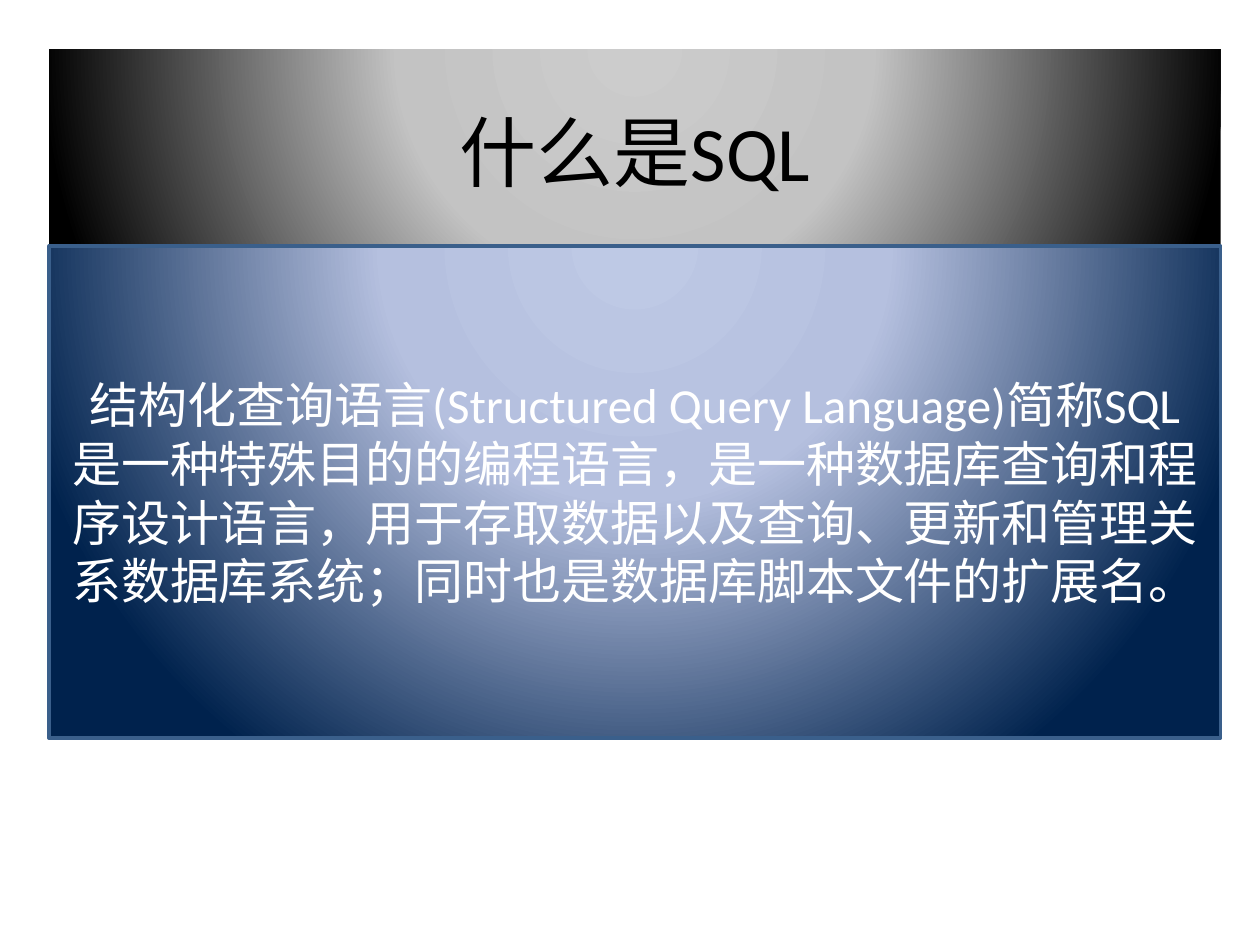
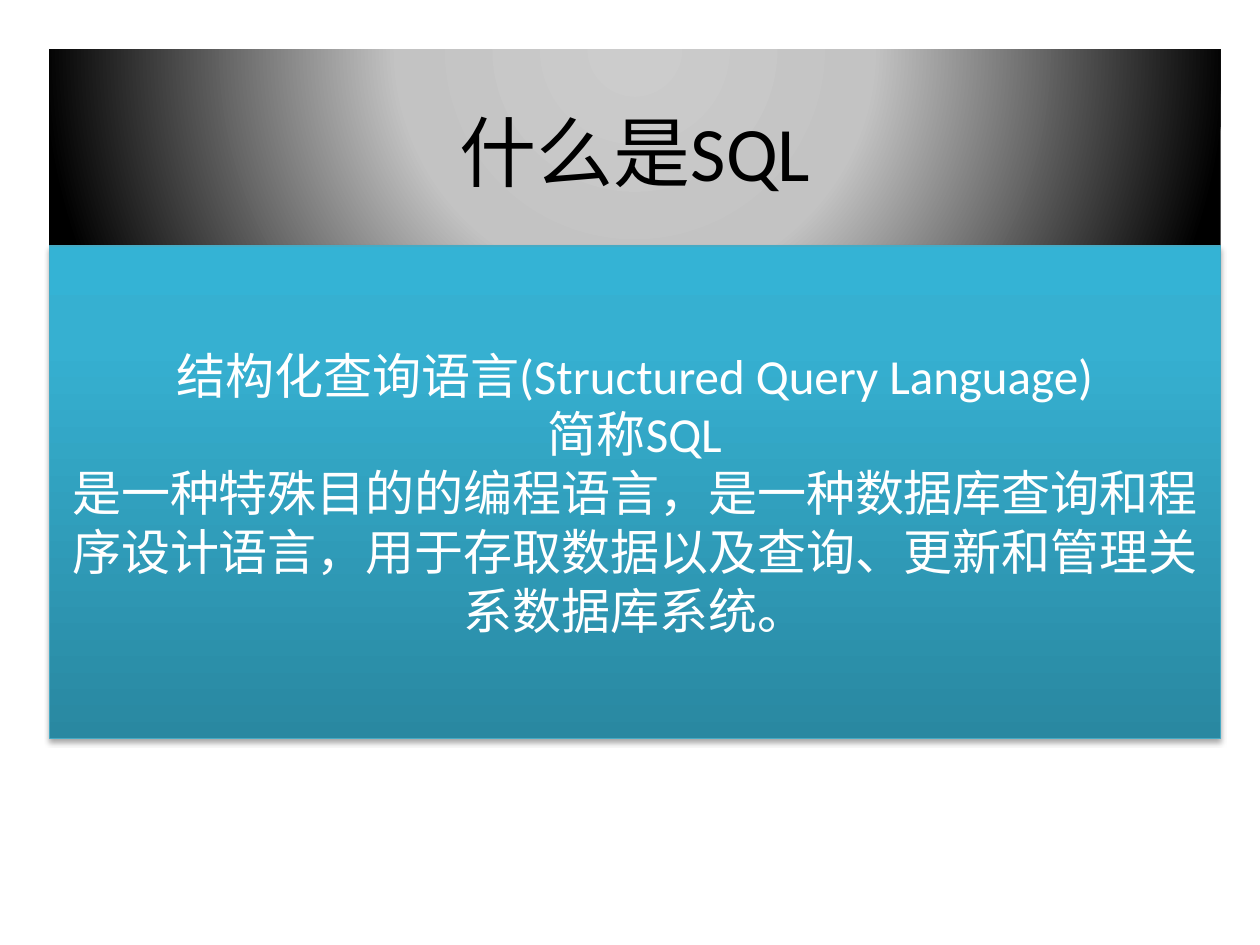
Before and after one commit to ccang2016/CCShare, a slide deck: slide 2 of Sql分享.pptx (slide 1 before the commit). Drawn at 1260x945 pixels with LibreOffice and Linux fonts; fonts in the diff are those of the drawing. Boxes give left, top, right and bottom in pixels: in the first picture for what was removed or moved away, otherwise in the second. Text is boxed around its words. In the diff, an @@ line names an element or a change of style, - is before the commit and + after.

```diff
--- a/Sql分享.pptx
+++ b/Sql分享.pptx
@@ rectangle "结构化查询语言(Structured Query Language)" at (49, 246, 1221, 738): fill gradient #BFC9E5 to #B5C0E0 to #00234D to gradient #2A88A2 to #37B1D2 to #34B4D6; outline #3A5F8C 2 pt to #46AAC5 0.75 pt; shadow on @@
@@ text in rectangle at (72, 352, 1197, 633): text changed @@
-结构化查询语言(Structured Query Language)简称SQL
-是一种特殊目的的编程语言，是一种数据库查询和程序设计语言，用于存取数据以及查询、更新和管理关系数据库系统；同时也是数据库脚本文件的扩展名。
+结构化查询语言(Structured Query Language)
+简称SQL
+是一种特殊目的的编程语言，是一种数据库查询和程序设计语言，用于存取数据以及查询、更新和管理关系数据库系统。
```
Also in this commit, not shown: 5 other slides changed, 5 slides added, 1 slide removed, 1 other file.
